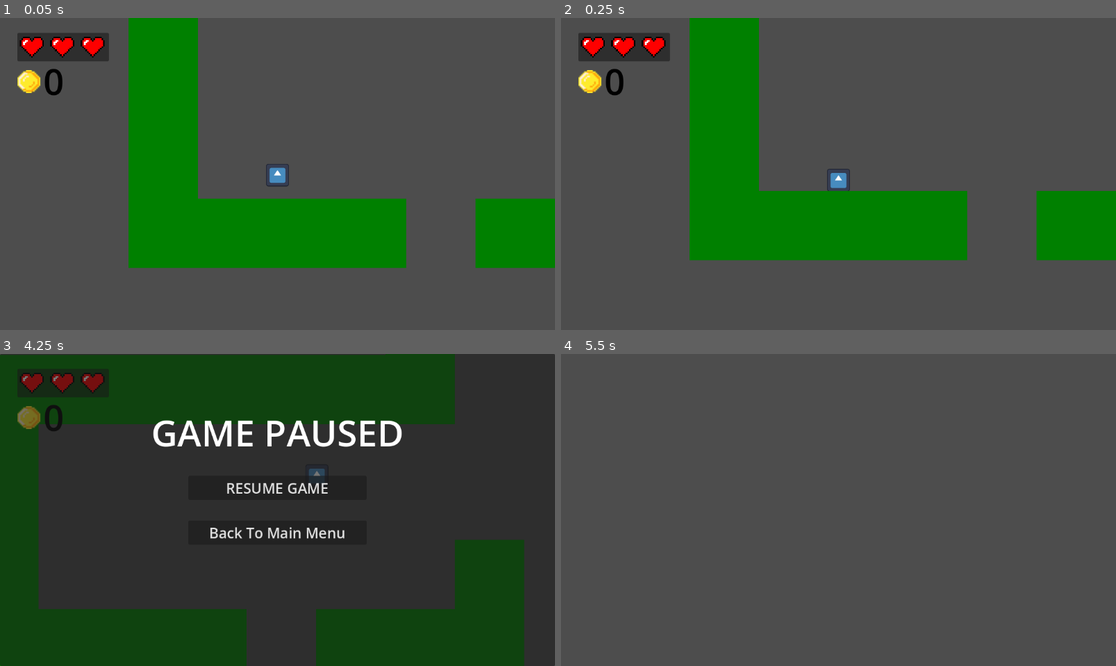
Above: before the commit, frames 1-4 (two rows, left to right).
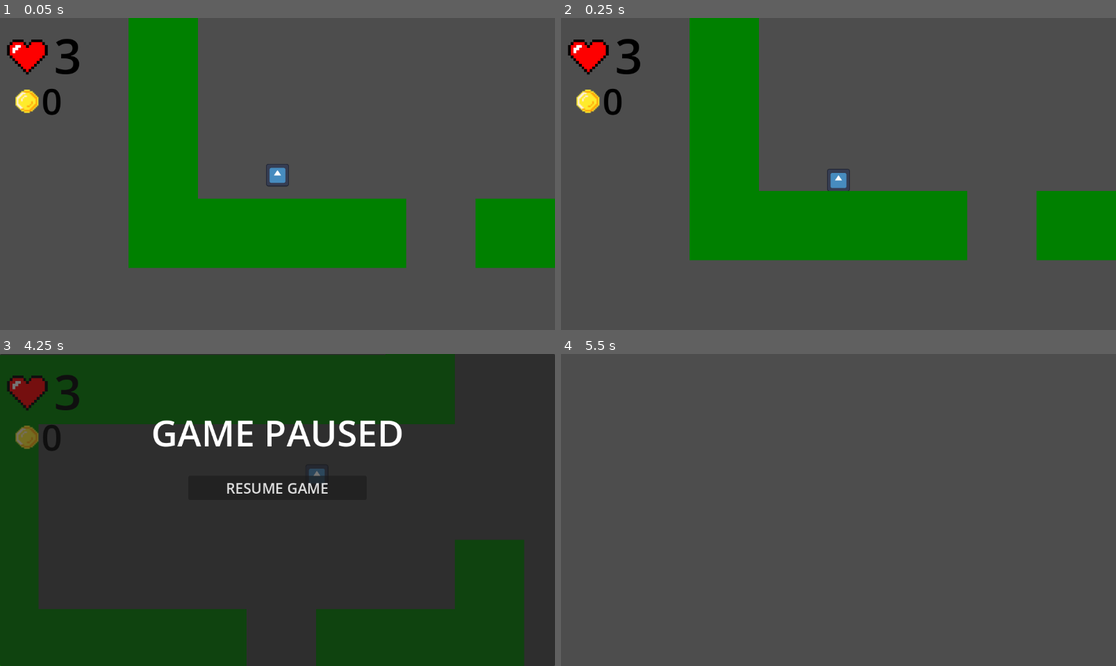
Above: after the commit, the same moments.

Repository: Smileydude23/First-Game
Game: Godot game, scene res://Scenes/levels/main.tscn
The game is run twice, just before and just after one commit, with the same random seed, the same clock (stepped at 60 frames per second) and the same inputs. The engine's default icon, where the game draws it, is replaced by a stand-in: a white triangle on a blue panel in a dark square.
Inputs (mouse positions are in pixels of both pictures, inside the frame that each line leads up to):
- Up to frame 1 (0.05 s): no input
- Up to frame 2 (0.25 s): no input
- Up to frame 3 (4.25 s): hold Right (right) 0.53-2.03 s; tap Space (jump) at 0.77, 1.52, 3.02, 3.77 s; hold Left (left) 2.03-2.78 s; hold Right (right) from 2.78 s (still down); tap Escape (pause) at 4.15 s
- Up to frame 4 (5.5 s): release Right (right) at 4.25 s; click (838, 531) at 4.25 s, where only the run before the commit has a clickable "Back To Main Menu"; click (838, 488) at 5 s, where only the run after the commit has a clickable "RESUME GAME"

The runs differ from the first frame. In frame 1, 2.3% of the frame differs, in the area x 1-20%, y 4-32%; in frame 2, 2.3%; in frame 3, 2.6%, in the area x 1-63%, y 4-60%; in frame 4, nothing differs.

Commit message:
Finishing Touches

Diff:
--- a/Scenes/levels/main.tscn
+++ b/Scenes/levels/main.tscn
@@ -1,15 +1,18 @@
-[gd_scene load_steps=17 format=4 uid="uid://bb3u7mm35n1ae"]
+[gd_scene load_steps=20 format=4 uid="uid://bb3u7mm35n1ae"]
 
 [ext_resource type="Script" uid="uid://dgiyxelq26yi4" path="res://Scripts/player.gd" id="1_qy0gr"]
 [ext_resource type="Texture2D" uid="uid://b3mlsqehv0i70" path="res://Images/icon.svg" id="2_rngb2"]
 [ext_resource type="Texture2D" uid="uid://cmnppvjaksctn" path="res://Images/Green.png" id="3_igrkd"]
 [ext_resource type="PackedScene" uid="uid://bvaret4do63rp" path="res://Scenes/objects/coin_ui.tscn" id="4_gkv4x"]
-[ext_resource type="Texture2D" uid="uid://c21afefnqlx5r" path="res://Images/Heart.webp" id="5_wycjl"]
+[ext_resource type="PackedScene" uid="uid://bw3wht6d03ucx" path="res://Scenes/objects/hearts_ui.tscn" id="5_gkv4x"]
 [ext_resource type="PackedScene" uid="uid://cs04855ow3t40" path="res://Scenes/objects/coin.tscn" id="6_nh1u0"]
 [ext_resource type="Script" uid="uid://co3qwifa7bo3f" path="res://Scenes/levels/pause.gd" id="6_rngb2"]
 [ext_resource type="PackedScene" uid="uid://br6652pmmhhsr" path="res://Scenes/objects/enemy.tscn" id="7_q1jrx"]
 [ext_resource type="Script" uid="uid://ccvb1twx42gbh" path="res://Scenes/objects/fall_area.gd" id="8_kaxse"]
 [ext_resource type="Script" uid="uid://cmgup7r13gp27" path="res://Scripts/game controller.gd" id="10_igrkd"]
+[ext_resource type="PackedScene" uid="uid://bty4jq6l18mo7" path="res://Scenes/menu/finish_line.tscn" id="11_gkv4x"]
+[ext_resource type="Script" uid="uid://3ba87olsyc4g" path="res://Scenes/levels/win_screen.gd" id="12_nh1u0"]
+[ext_resource type="Texture2D" uid="uid://cyx4d1jiwi2hx" path="res://Images/580b57fcd9996e24bc43c4c4.png" id="13_q1jrx"]
 
 [sub_resource type="RectangleShape2D" id="RectangleShape2D_7mycd"]
 size = Vector2(15, 15)
@@ -339,7 +342,7 @@
 position_smoothing_enabled = true
 
 [node name="TileMapLayer" type="TileMapLayer" parent="."]
-tile_map_data = PackedByteArray("AAD//wUAAAAJAAkAAAD//wYAAAA …(20032 unchanged characters)… BAAMAAGAnAJ7/AAABAAMAAGD9/wEAAAAKAAoAAAA=")
+tile_map_data = PackedByteArray("AAD//wUAAAAJAAkAAAD//wYAAAA …(20032 unchanged characters)… BAAMAAGAnAJ7/AAABAAMAAGD9/wEAAAAKAAoAAAA2AK7/AAAAAAAAAAA=")
 tile_set = SubResource("TileSet_5vw27")
 
 [node name="UI" type="CanvasLayer" parent="."]
@@ -350,40 +353,16 @@
 anchor_top = 0.1
 anchor_right = 0.029000001
 anchor_bottom = 0.1
-offset_left = 2.591999
-offset_top = 43.199997
-offset_right = 42.592
-offset_bottom = 83.2
-
-[node name="Hearts" type="Panel" parent="UI"]
-offset_left = 36.0
-offset_top = 31.0
-offset_right = 226.0
-offset_bottom = 90.0
-
-[node name="HBoxContainer" type="HBoxContainer" parent="UI/Hearts"]
-layout_mode = 0
-offset_left = 1.0
-offset_right = 155.0
-offset_bottom = 59.0
-
-[node name="Heart" type="TextureRect" parent="UI/Hearts/HBoxContainer"]
-texture_filter = 1
-layout_mode = 2
-texture = ExtResource("5_wycjl")
-expand_mode = 2
-
-[node name="Heart2" type="TextureRect" parent="UI/Hearts/HBoxContainer"]
-texture_filter = 1
-layout_mode = 2
-texture = ExtResource("5_wycjl")
-expand_mode = 2
-
-[node name="Heart3" type="TextureRect" parent="UI/Hearts/HBoxContainer"]
-texture_filter = 1
-layout_mode = 2
-texture = ExtResource("5_wycjl")
-expand_mode = 2
+offset_left = -1.408001
+offset_top = 84.2
+offset_right = 38.592
+offset_bottom = 124.2
+
+[node name="Hearts UI" parent="UI" instance=ExtResource("5_gkv4x")]
+offset_left = -23.0
+offset_top = 1.0
+offset_right = 77.0
+offset_bottom = 101.0
 
 [node name="Pause" type="Node" parent="UI"]
 script = ExtResource("6_rngb2")
@@ -431,12 +410,6 @@
 theme_override_font_sizes/font_size = 30
 text = "RESUME GAME"
 
-[node name="Main Menu" type="Button" parent="UI/Pause/PausePanel/VBoxContainer"]
-process_mode = 3
-layout_mode = 2
-theme_override_font_sizes/font_size = 30
-text = "Back To Main Menu"
-
 [node name="Coins" type="Node" parent="."]
 
 [node name="Coin" parent="Coins" instance=ExtResource("6_nh1u0")]
@@ -522,11 +495,57 @@
 [node name="CollisionShape2D" type="CollisionShape2D" parent="Other Objects/Hole"]
 shape = SubResource("WorldBoundaryShape2D_ynf5e")
 
-[node name="Game Controller" type="Node" parent="." node_paths=PackedStringArray("Heart")]
+[node name="Game Controller" type="Node" parent="."]
 unique_name_in_owner = true
 script = ExtResource("10_igrkd")
-Heart = [NodePath("../UI/Hearts/HBoxContainer/Heart"), NodePath("../UI/Hearts/HBoxContainer/Heart2"), NodePath("../UI/Hearts/HBoxContainer/Heart3")]
+
+[node name="Finish Line" parent="." instance=ExtResource("11_gkv4x")]
+position = Vector2(604, -1449)
+scale = Vector2(0.25, 0.25)
+
+[node name="Win Screen" type="Node" parent="."]
+script = ExtResource("12_nh1u0")
+
+[node name="Screen" type="Panel" parent="Win Screen"]
+unique_name_in_owner = true
+visible = false
+top_level = true
+anchors_preset = 15
+anchor_right = 1.0
+anchor_bottom = 1.0
+grow_horizontal = 2
+grow_vertical = 2
+
+[node name="Label" type="Label" parent="Win Screen/Screen"]
+layout_mode = 1
+anchors_preset = 15
+anchor_right = 1.0
+anchor_bottom = 1.0
+grow_horizontal = 2
+grow_vertical = 2
+text = "Thank You For Playing The
+First Game I Have Ever Made
+Before. Congratulations on
+beating my game"
+horizontal_alignment = 1
+
+[node name="Subscript" type="Label" parent="Win Screen/Screen"]
+layout_mode = 1
+anchors_preset = 15
+anchor_right = 1.0
+anchor_bottom = 1.0
+grow_horizontal = 2
+grow_vertical = 2
+theme_override_font_sizes/font_size = 50
+text = "You Won The Game!"
+
+[node name="TextureRect" type="TextureRect" parent="Win Screen/Screen"]
+layout_mode = 0
+offset_left = 129.0
+offset_top = 294.0
+offset_right = 385.0
+offset_bottom = 537.0
+texture = ExtResource("13_q1jrx")
 
 [connection signal="pressed" from="UI/Pause/PausePanel/VBoxContainer/Resume" to="UI/Pause" method="_on_resume_pressed"]
-[connection signal="pressed" from="UI/Pause/PausePanel/VBoxContainer/Main Menu" to="UI/Pause" method="_on_main_menu_pressed"]
 [connection signal="body_entered" from="Other Objects/Hole" to="Other Objects/Hole" method="_on_body_entered"]
--- a/Scenes/levels/pause.gd
+++ b/Scenes/levels/pause.gd
@@ -20,6 +20,6 @@
 	get_tree().paused = false
 
 
-func _on_main_menu_pressed() -> void:
+#func _on_main_menu_pressed() -> void:
 	pause_panel.hide()
 	get_tree().change_scene_to_file("res://Scenes/menu/main_menu.tscn")
--- /dev/null
+++ b/Scenes/levels/win_screen.gd
@@ -0,0 +1,20 @@
+extends Node
+
+@onready var end_screen: Panel = %Screen
+
+# Called when the node enters the scene tree for the first time.
+#func _ready() -> void:
+#	pass # Replace with function body.
+
+func _ready():
+	EventController.connect("level_finished", on_event_level_finished)
+
+# Called every frame. 'delta' is the elapsed time since the previous frame.
+func on_event_level_finished(value: int) -> void:
+	print("screen")
+	#$WinScreen/Screen.visible = true
+	#$UI/Coin/Coin.visible = false
+	#$UI/Hearts/Hearts.visible = false
+	#coin.hide()
+	end_screen.visible=true
+	get_tree().paused = true
--- /dev/null
+++ b/Scenes/menu/finish_line.tscn
@@ -0,0 +1,116 @@
+[gd_scene load_steps=17 format=3 uid="uid://bty4jq6l18mo7"]
+
+[ext_resource type="Script" uid="uid://djtb618sh0vie" path="res://Scenes/menu/portal.gd" id="1_34o14"]
+[ext_resource type="Texture2D" uid="uid://bc2rxxdkulq4n" path="res://Images/Portal.png" id="2_qoo17"]
+
+[sub_resource type="RectangleShape2D" id="RectangleShape2D_u388i"]
+size = Vector2(262, 166)
+
+[sub_resource type="AtlasTexture" id="AtlasTexture_570ph"]
+atlas = ExtResource("2_qoo17")
+region = Rect2(39, 24, 304, 244)
+
+[sub_resource type="AtlasTexture" id="AtlasTexture_uai1o"]
+atlas = ExtResource("2_qoo17")
+region = Rect2(347, 24, 304, 244)
+
+[sub_resource type="AtlasTexture" id="AtlasTexture_cch43"]
+atlas = ExtResource("2_qoo17")
+region = Rect2(655, 24, 304, 244)
+
+[sub_resource type="AtlasTexture" id="AtlasTexture_bojyu"]
+atlas = ExtResource("2_qoo17")
+region = Rect2(963, 24, 304, 244)
+
+[sub_resource type="AtlasTexture" id="AtlasTexture_qb5l2"]
+atlas = ExtResource("2_qoo17")
+region = Rect2(1271, 24, 304, 244)
+
+[sub_resource type="AtlasTexture" id="AtlasTexture_5nyjv"]
+atlas = ExtResource("2_qoo17")
+region = Rect2(1579, 24, 304, 244)
+
+[sub_resource type="AtlasTexture" id="AtlasTexture_7jlyj"]
+atlas = ExtResource("2_qoo17")
+region = Rect2(39, 268, 304, 244)
+
+[sub_resource type="AtlasTexture" id="AtlasTexture_wbmrk"]
+atlas = ExtResource("2_qoo17")
+region = Rect2(347, 268, 304, 244)
+
+[sub_resource type="AtlasTexture" id="AtlasTexture_51l88"]
+atlas = ExtResource("2_qoo17")
+region = Rect2(655, 268, 304, 244)
+
+[sub_resource type="AtlasTexture" id="AtlasTexture_p8i1r"]
+atlas = ExtResource("2_qoo17")
+region = Rect2(963, 268, 304, 244)
+
+[sub_resource type="AtlasTexture" id="AtlasTexture_ceu7o"]
+atlas = ExtResource("2_qoo17")
+region = Rect2(1271, 268, 304, 244)
+
+[sub_resource type="AtlasTexture" id="AtlasTexture_n34r1"]
+atlas = ExtResource("2_qoo17")
+region = Rect2(1579, 268, 304, 244)
+
+[sub_resource type="SpriteFrames" id="SpriteFrames_tneju"]
+animations = [{
+"frames": [{
+"duration": 0.01,
+"texture": SubResource("AtlasTexture_570ph")
+}, {
+"duration": 1.0,
+"texture": SubResource("AtlasTexture_uai1o")
+}, {
+"duration": 1.0,
+"texture": SubResource("AtlasTexture_cch43")
+}, {
+"duration": 1.0,
+"texture": SubResource("AtlasTexture_bojyu")
+}, {
+"duration": 1.0,
+"texture": SubResource("AtlasTexture_qb5l2")
+}, {
+"duration": 1.0,
+"texture": SubResource("AtlasTexture_5nyjv")
+}, {
+"duration": 1.0,
+"texture": SubResource("AtlasTexture_7jlyj")
+}, {
+"duration": 1.0,
+"texture": SubResource("AtlasTexture_wbmrk")
+}, {
+"duration": 1.0,
+"texture": SubResource("AtlasTexture_51l88")
+}, {
+"duration": 1.0,
+"texture": SubResource("AtlasTexture_p8i1r")
+}, {
+"duration": 1.0,
+"texture": SubResource("AtlasTexture_ceu7o")
+}, {
+"duration": 1.0,
+"texture": SubResource("AtlasTexture_n34r1")
+}],
+"loop": true,
+"name": &"default",
+"speed": 5.0
+}]
+
+[node name="Finish Line" type="Node2D"]
+
+[node name="Area2D" type="Area2D" parent="."]
+script = ExtResource("1_34o14")
+
+[node name="CollisionShape2D" type="CollisionShape2D" parent="Area2D"]
+position = Vector2(2, -13)
+shape = SubResource("RectangleShape2D_u388i")
+
+[node name="AnimatedSprite2D" type="AnimatedSprite2D" parent="."]
+sprite_frames = SubResource("SpriteFrames_tneju")
+autoplay = "default"
+frame = 8
+frame_progress = 0.9864612
+
+[connection signal="body_entered" from="Area2D" to="Area2D" method="_on_body_entered"]
--- /dev/null
+++ b/Scenes/menu/portal.gd
@@ -0,0 +1,32 @@
+extends Area2D
+
+
+# Called when the node enters the scene tree for the first time.
+func _ready() -> void:
+	pass # Replace with function body.
+
+@onready var coin_requirement:int
+@export var value: int = 0
+
+# Called every frame. 'delta' is the elapsed time since the previous frame.
+func _process(delta: float) -> void:
+	pass
+
+#func coin_checker(value:int):
+#	print(value)
+#	if value > 1:
+#		coin_requirement = value
+#		print(coin_requirement)
+
+func _on_body_entered(body):
+	if body is Player:
+		if (GameController.total_coins==15): # Check if the player has the required item
+			#emit_signal("level_finished")
+			print("Level Complete!")
+			EventController.emit_signal("level_finished",0)
+# Signal to indicate that the level is finished
+
+# In the Area2D's script
+#func _ready() -> void:
+#	if get_parent() is Node2D: # Assuming the parent is a Node2D
+#	coin_check = get_node("res://Scripts/game controller.gd").total_coins
--- a/Scenes/objects/enemy.gd
+++ b/Scenes/objects/enemy.gd
@@ -5,14 +5,14 @@
 
 # Called when the node enters the scene tree for the first time.
 func _ready() -> void:
-	pass # Replace with function body.
+	pass
 
 
 # Called every frame. 'delta' is the elapsed time since the previous frame.
 func _process(delta: float) -> void:
 	pass
 
-
+@export var value: int = 1
 
 func _on_area_2d_body_entered(body):
 	if (body.name == "Player"):
@@ -24,7 +24,7 @@
 			body.boing()
 		else:
 			print("Decrease player health")
-			GameController.decrease_health()
+			GameController.decrease_health(value)
 			if (x_delta > 0):
 				body.boing_side(500)
 			else:
--- /dev/null
+++ b/Scenes/objects/hearts.gd
@@ -0,0 +1,11 @@
+extends Control
+
+@onready var label = $Label
+
+func _ready():
+	EventController.connect("decrease_health", on_event_decrease_health)
+
+
+func on_event_decrease_health(value: int) -> void:
+			label.text = str(value)
+			print("decrease")
--- /dev/null
+++ b/Scenes/objects/hearts_ui.tscn
@@ -0,0 +1,31 @@
+[gd_scene load_steps=3 format=3 uid="uid://bw3wht6d03ucx"]
+
+[ext_resource type="Script" uid="uid://cc48ru51gdq4n" path="res://Scenes/objects/hearts.gd" id="1_qujdr"]
+[ext_resource type="Texture2D" uid="uid://c21afefnqlx5r" path="res://Images/Heart.webp" id="2_c6aba"]
+
+[node name="Hearts UI" type="Control"]
+layout_mode = 3
+anchors_preset = 0
+offset_right = 100.0
+offset_bottom = 200.0
+script = ExtResource("1_qujdr")
+
+[node name="TextureRect" type="TextureRect" parent="."]
+layout_mode = 0
+offset_left = 30.0
+offset_top = 30.0
+offset_right = 130.0
+offset_bottom = 130.0
+texture = ExtResource("2_c6aba")
+expand_mode = 1
+
+[node name="Label" type="Label" parent="."]
+layout_mode = 0
+offset_left = 114.0
+offset_top = 8.0
+offset_right = 214.0
+offset_bottom = 145.0
+theme_override_colors/font_color = Color(0, 0, 0, 1)
+theme_override_font_sizes/font_size = 100
+text = "3"
+horizontal_alignment = 1
--- a/Scripts/event controller.gd
+++ b/Scripts/event controller.gd
@@ -4,3 +4,7 @@
 signal level_completed
 
 signal coin_collected(value: int)
+
+signal decrease_health(value: int)
+
+signal level_finished
--- a/Scripts/game controller.gd
+++ b/Scripts/game controller.gd
@@ -2,29 +2,52 @@
 
 var total_coins: int = 0
 var lives = 3
-@export var Heart : Array[Node]
+
+#@onready var n1 = get_node("")
+#@onready var n2 = get_node("UI/Hearts/HBoxContainer/Heart2")
+#@onready var n3 = get_node("UI/Hearts/HBoxContainer/Heart3")
+#var Heart: Array[Node] = []
+
+
+#func _ready():
+#	Heart.append(n1)
+#	Heart.append(n2)
+#	Heart.append(n3)
+@export var value: int = 0
 
 func coin_collected(value:int):
 	if value != -1:
 		total_coins += value
 		EventController.emit_signal("coin_collected", total_coins)
-		print(Heart)
+		print(total_coins)
+#		Portal.coin_checker(total_coins)
+#		print(total_coins)
+	else:
+			if value == -1:
+				total_coins = 0
+
+func decrease_health(value:int):
+	if value != -1:
+		lives -= value
+		EventController.emit_signal("decrease_health", lives)
+		print(lives)
 	else:
 		if value == -1:
-			total_coins = 0
+			lives = 0
 
-func decrease_health():
-	lives -= 1
-	print(lives)
-	if Heart.is_empty():
-		return
-	else:
-		if (lives == 0):
-			GameController.coin_collected(-1)
-			get_tree().reload_current_scene()
-		else:
-			for h in 3:
-				if (h < lives):
-					Heart[h].show()
-				else:
-					Heart[h].hide()
+	if (lives == 0):
+		GameController.coin_collected(-1)
+		GameController.decrease_health(-3)
+		get_tree().reload_current_scene()
+#	lives -= 1
+#	print(lives)
+#	print(Heart)
+#	if (lives == 0):
+#		GameController.coin_collected(-1)
+#		get_tree().reload_current_scene()
+#	else:
+#		for h in 3:
+#			if (h < lives):
+#				Heart[h].show()
+#			else:
+#				Heart[h].hide()
--- a/project.godot
+++ b/project.godot
@@ -19,6 +19,7 @@
 
 GameController="*res://Scripts/game controller.gd"
 EventController="*res://Scripts/event controller.gd"
+Portal="*res://Scenes/menu/portal.gd"
 
 [input]
 
Binary file added: Images/580b57fcd9996e24bc43c4c4.png
Not shown, added: Images/580b57fcd9996e24bc43c4c4.png.import
Binary file added: Images/Portal.png
Not shown, added: Images/Portal.png.import
Not shown, added: Scenes/levels/win_screen.gd.uid
Not shown, added: Scenes/menu/portal.gd.uid
Not shown, added: Scenes/objects/hearts.gd.uid
